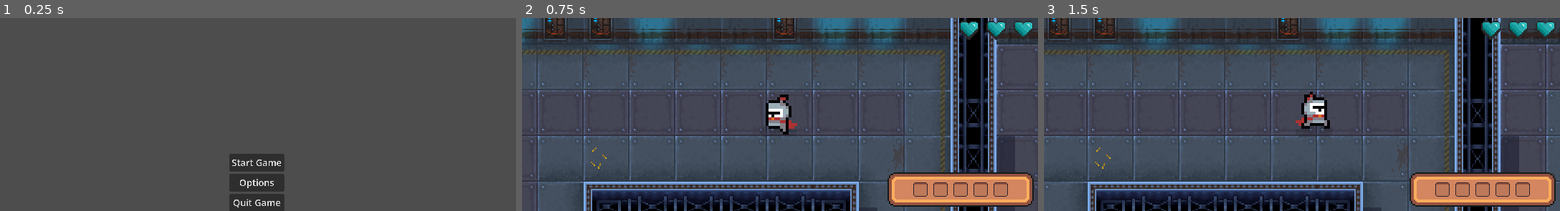
Above: before the commit, frames 1-3 (left to right).
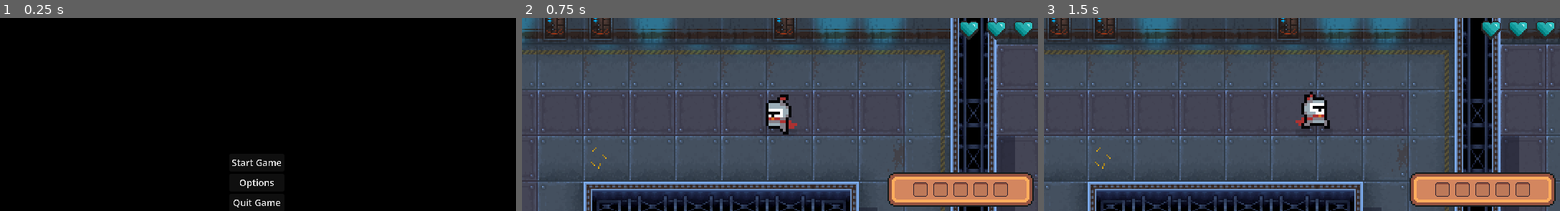
Above: after the commit, the same moments.

Repository: javier-rivera8/GameJam
Game: Godot game, scene res://menus/main_menu.tscn
The game is run twice, just before and just after one commit, with the same random seed, the same clock (stepped at 60 frames per second) and the same inputs.
Inputs:
- Up to frame 1 (0.25 s): no input
- Up to frame 2 (0.75 s): click "Start Game" at 0.5 s
- Up to frame 3 (1.5 s): tap Enter at 1.25 s; hold Right (ui_right) from 1.28 s (still down)

The runs differ from the first frame. In frame 1, 100% of the frame differs, in the area x 0-100%, y 0-100%; in frame 2, nothing differs; in frame 3, nothing differs.

Commit message:
PathFinder title animation

Diff:
--- a/menus/main_menu.tscn
+++ b/menus/main_menu.tscn
@@ -1,15 +1,52 @@
-[gd_scene load_steps=2 format=3 uid="uid://d2ml2sf8h5hj8"]
+[gd_scene load_steps=5 format=3 uid="uid://d2ml2sf8h5hj8"]
 
 [ext_resource type="Script" path="res://Main Menu.gd" id="1_12425"]
+[ext_resource type="Texture2D" uid="uid://c2kss051vw4x3" path="res://menus/space_and_stuff.png" id="2_mfxad"]
+
+[sub_resource type="Animation" id="Animation_xim8f"]
+resource_name = "path finder"
+length = 40.0
+tracks/0/type = "value"
+tracks/0/imported = false
+tracks/0/enabled = true
+tracks/0/path = NodePath("Sprite2D:frame")
+tracks/0/interp = 1
+tracks/0/loop_wrap = true
+tracks/0/keys = {
+"times": PackedFloat32Array(0, 0.2, 0.4, 0.7, 1, 1.2, 1.5, 1.8, 2.1, 2.4, 2.7, 3, 3.3, 3.6, 3.9, 4.2, 4.5, 4.8, 5.1, 5.4, 5.7, 6, 6.2, 6.4, 6.7, 7, 7.3, 7.5, 7.8, 8.1, 8.4, 8.7, 9, 9.3, 9.6, 9.8, 10.1, 10.3, 10.5, 10.7, 10.9, 11.1, 11.3, 11.5, 11.7, 11.9, 12.1, 12.3, 12.5, 12.7, 12.9, 13.1, 13.3, 13.5, 13.7, 13.9, 14.1, 14.3),
+"transitions": PackedFloat32Array(1, 1, 1, 1, 1, 1, 1, 1, 1, 1, 1, 1, 1, 1, 1, 1, 1, 1, 1, 1, 1, 1, 1, 1, 1, 1, 1, 1, 1, 1, 1, 1, 1, 1, 1, 1, 1, 1, 1, 1, 1, 1, 1, 1, 1, 1, 1, 1, 1, 1, 1, 1, 1, 1, 1, 1, 1, 1),
+"update": 0,
+"values": [4, 5, 6, 7, 8, 9, 10, 11, 12, 13, 14, 15, 16, 17, 18, 19, 20, 21, 22, 23, 24, 25, 26, 26, 27, 28, 29, 30, 31, 32, 33, 34, 35, 36, 37, 38, 39, 40, 40, 41, 42, 43, 44, 45, 46, 47, 48, 49, 50, 51, 52, 53, 54, 55, 56, 57, 58, 59]
+}
+
+[sub_resource type="AnimationLibrary" id="AnimationLibrary_q7n4e"]
+_data = {
+"Title Intro": SubResource("Animation_xim8f")
+}
 
 [node name="Main Menu" type="Control"]
 layout_mode = 3
 anchors_preset = 15
 anchor_right = 1.0
 anchor_bottom = 1.0
+offset_right = 24.0
+offset_bottom = 56.0
 grow_horizontal = 2
 grow_vertical = 2
 script = ExtResource("1_12425")
+
+[node name="Sprite2D" type="Sprite2D" parent="."]
+position = Vector2(184, 101)
+scale = Vector2(2.1, 2.1)
+texture = ExtResource("2_mfxad")
+hframes = 93
+frame = 4
+
+[node name="AnimationPlayer" type="AnimationPlayer" parent="."]
+autoplay = "Title Intro"
+libraries = {
+"": SubResource("AnimationLibrary_q7n4e")
+}
 
 [node name="MarginContainer" type="MarginContainer" parent="."]
 layout_mode = 0
Binary file added: menus/space_and_stuff.png
Not shown, added: menus/space_and_stuff.png.import
